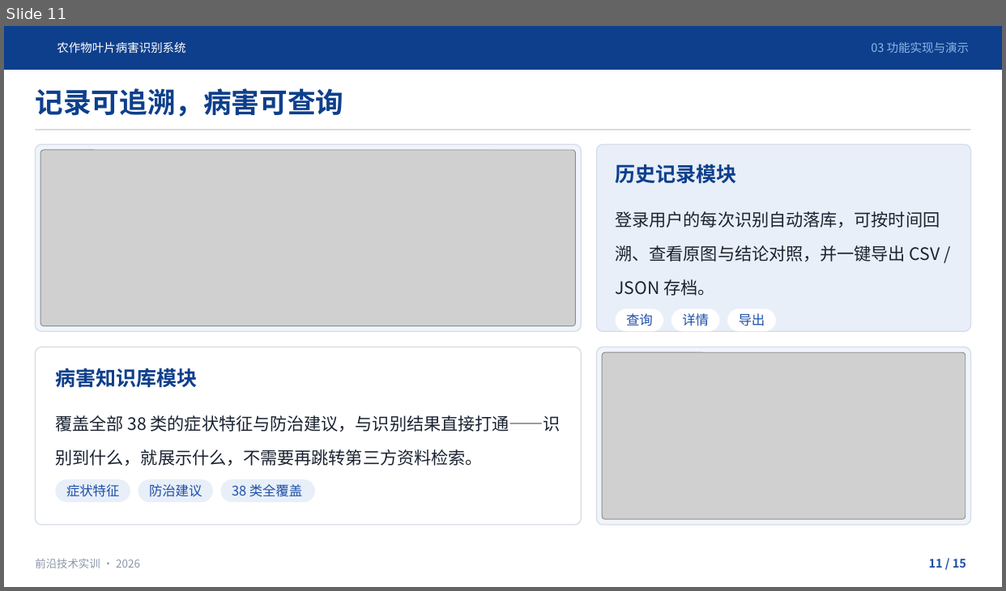
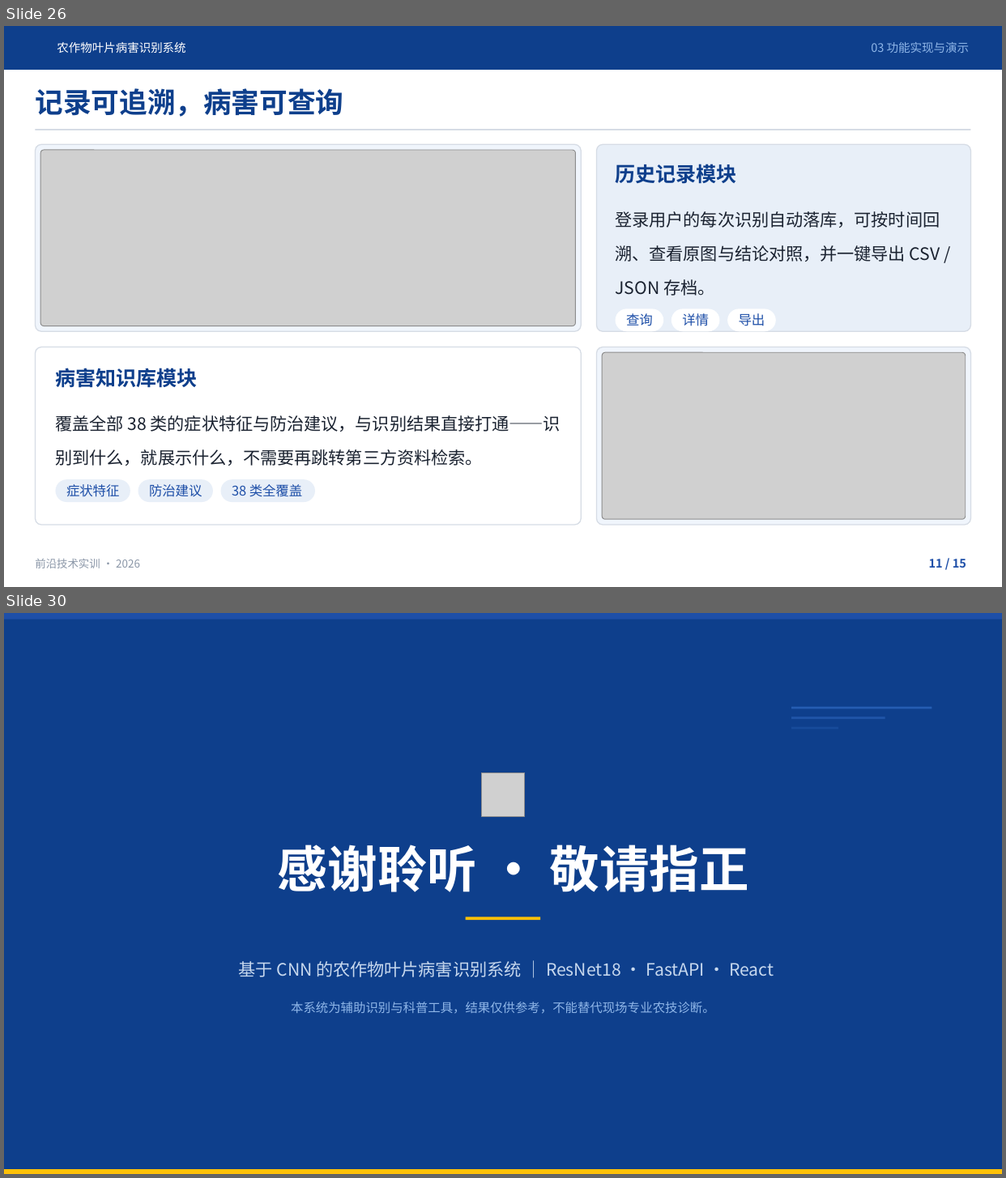
Before and after one commit to ManbaOut248/crop-leaf-disease-cnn, a slide deck: 03.ppt/农作物叶片病害识别系统/农作物叶片病害识别系统.pptx. Shown one above the other, each under a label of ours: slide 11 before the commit, slides 26 and 30 after it; the slides between them are not shown. The pictures are 1006x591 and 1006x1178 pixels, drawn with LibreOffice and Linux fonts; fonts in the diff are those of the drawing; grey boxes stand for pictures; background and template pictures are left out. Boxes give left, top, right and bottom in pixels: in the first picture for what was removed or moved away, otherwise in the second. Text is boxed around its words. In the diff, an @@ line names an element or a change of style, - is before the commit and + after.

```diff
--- a/03.ppt/农作物叶片病害识别系统/农作物叶片病害识别系统.pptx
+++ b/03.ppt/农作物叶片病害识别系统/农作物叶片病害识别系统.pptx
@@ slide 30 added at box(4, 613, 1002, 1174), background #FFFFFF @@
@@ rectangle added at box(4, 613, 1002, 1174), fill #0E3F8C @@
@@ rectangle added at box(4, 613, 1002, 619), fill #1E4FA8 @@
@@ rectangle added at box(791, 707, 932, 709), fill #3D7BD9 at 50% opacity @@
@@ rectangle added at box(791, 717, 885, 719), fill #3D7BD9 at 35% opacity @@
@@ rectangle added at box(791, 726, 838, 729), fill #3D7BD9 at 20% opacity @@
@@ picture added at box(482, 773, 525, 816) @@
@@ text added at box(278, 845, 749, 892), 48 pt, text #FFFFFF, bold @@
+感谢聆听 · 敬请指正
@@ rectangle added at box(466, 917, 541, 920), fill #FFC107 @@
@@ text added at box(239, 961, 774, 977), 16.5 pt, text #C7D8EE @@
+基于 CNN 的农作物叶片病害识别系统 ｜ ResNet18 · FastAPI · React
@@ text added at box(291, 1002, 715, 1014), 12 pt, text #8FB6E8 @@
+本系统为辅助识别与科普工具，结果仅供参考，不能替代现场专业农技诊断。
@@ rectangle added at box(4, 1170, 1002, 1174), fill #FFC107 @@
@@ what was slide 11 is now slide 26 @@
```
Also in this commit, not shown: 14 other slides added, 6 other files.
